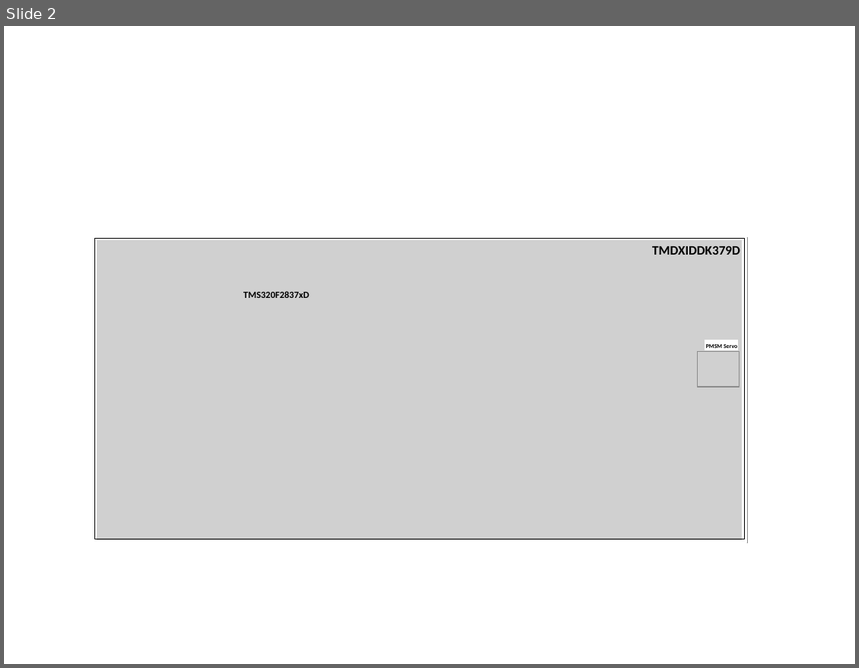
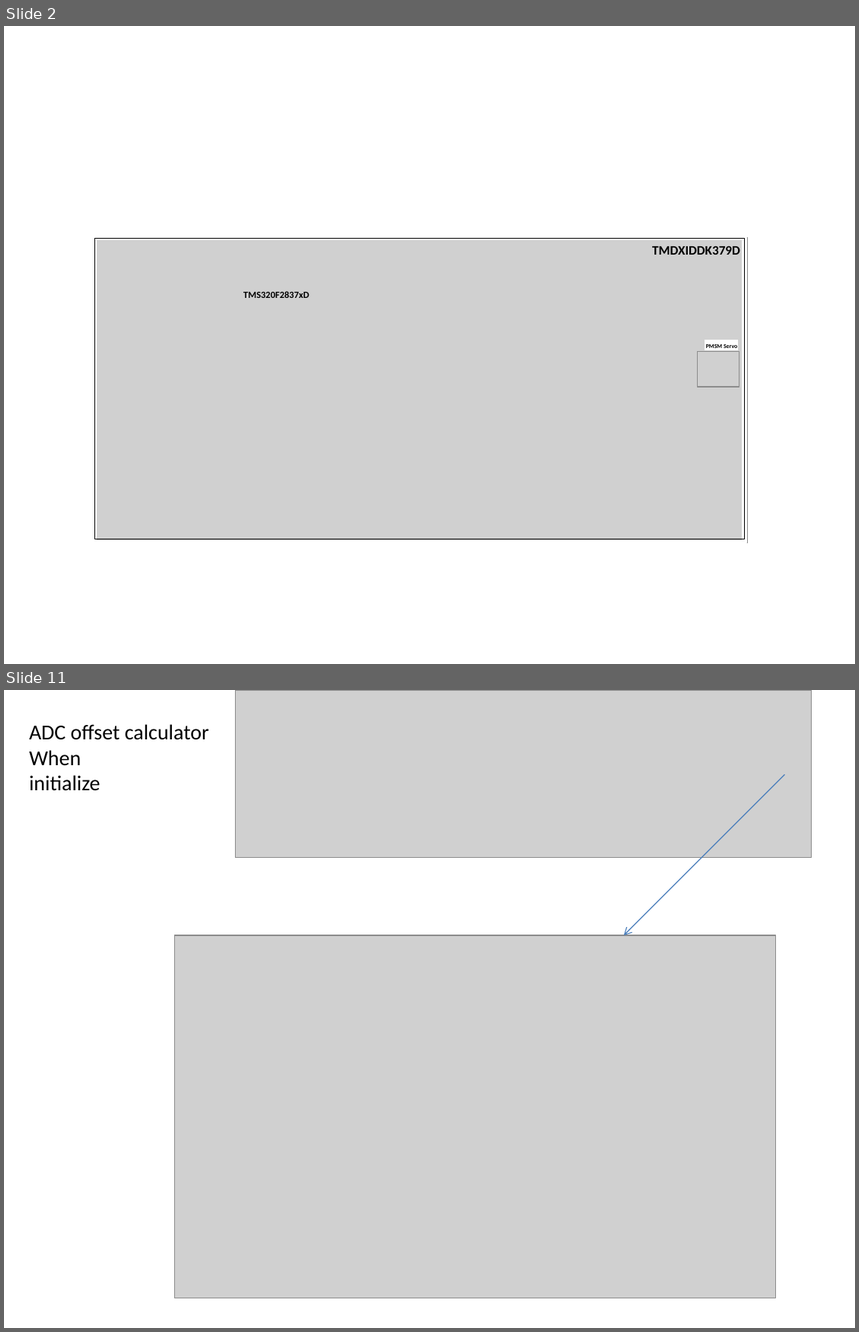
Before and after one commit to SerhatOzkucuk/PhD-Works, a slide deck: Parameter Estimation Works/Embedded coder Paper/IEEETransactions_Word/Figures_embedded coder paper.pptx. Shown one above the other, each under a label of ours: slide 2 before the commit, slides 2 and 11 after it; the slides between them are not shown. The pictures are 859x668 and 859x1332 pixels, drawn with LibreOffice and Linux fonts; fonts in the diff are those of the drawing; grey boxes stand for pictures. Boxes give left, top, right and bottom in pixels: in the first picture for what was removed or moved away, otherwise in the second. Text is boxed around its words. In the diff, an @@ line names an element or a change of style, - is before the commit and + after.

Commit message:
Embedded coder paper works
Scenarios are developed for comparison and performance upgrade.
DC offset calculater are reaaranged for stand-by case

```diff
--- a/Parameter Estimation Works/Embedded coder Paper/IEEETransactions_Word/Figures_embedded coder paper.pptx
+++ b/Parameter Estimation Works/Embedded coder Paper/IEEETransactions_Word/Figures_embedded coder paper.pptx
@@ slide 11 added at [4, 690, 855, 1328], background #FFFFFF @@
@@ picture added at [236, 690, 812, 858] @@
@@ text added at [29, 724, 209, 791], 18 pt, text #000000 @@
+ADC offset calculator
+When
+initialize
@@ arrow added from (785, 774) to (623, 935), #4B7EBC 0.75 pt @@
@@ picture added at [175, 935, 776, 1298] @@
```
Also in this commit, not shown: 1 slide changed, 8 other slides added, 5 other files.
